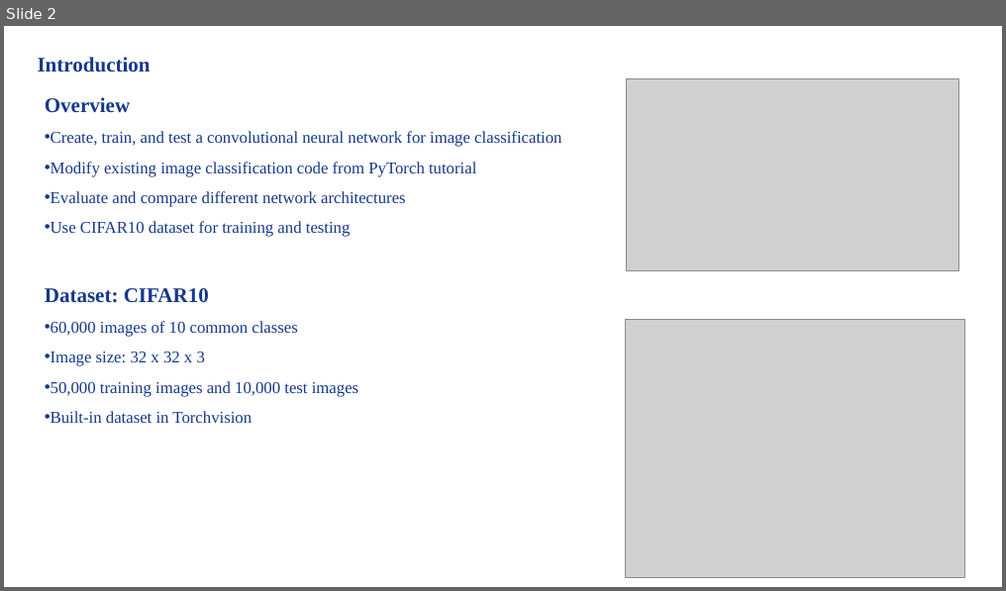
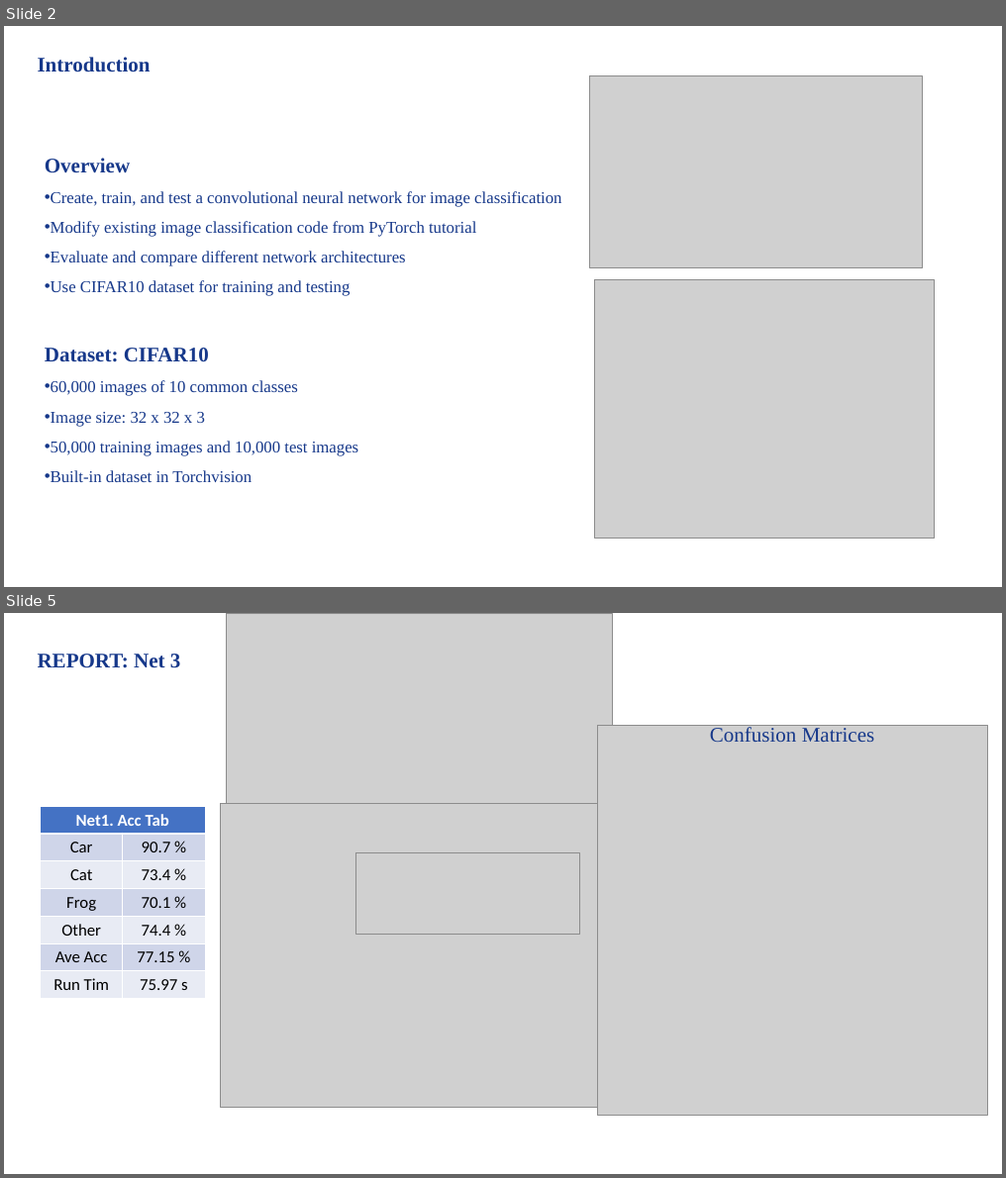
Before and after one commit to DosMiao/2302-Computer-Vision-CS-ECE-8690, a slide deck: CV2023_HW3B/CVSpring2023_Miao_Xuanbo_Assignment#3B.pptx. Shown one above the other, each under a label of ours: slide 2 before the commit, slides 2 and 5 after it; the slides between them are not shown. The pictures are 1006x591 and 1006x1178 pixels, drawn with LibreOffice and Linux fonts; fonts in the diff are those of the drawing; grey boxes stand for pictures. Boxes give left, top, right and bottom in pixels: in the first picture for what was removed or moved away, otherwise in the second. Text is boxed around its words. In the diff, an @@ line names an element or a change of style, - is before the commit and + after.

```diff
--- a/CV2023_HW3B/CVSpring2023_Miao_Xuanbo_Assignment#3B.pptx
+++ b/CV2023_HW3B/CVSpring2023_Miao_Xuanbo_Assignment#3B.pptx
@@ slide 5 added at <box>4,613,1002,1174</box>, background #FFFFFF @@
@@ picture added at <box>227,613,613,903</box> @@
@@ text added at <box>38,654,181,668</box>, 20 pt, text #16388A, bold @@
+REPORT: Net 3
@@ picture added at <box>598,725,988,1115</box> @@
@@ text added at <box>710,727,875,742</box>, 20 pt, text #16388A @@
+Confusion Matrices
@@ table added at <box>40,806,205,998</box>, 7 rows, 2 columns @@
+Net1. Acc Tab | 
+Car | 90.7 %
+Cat | 73.4 %
+Frog | 70.1 %
+Other | 74.4 %
+Ave Acc | 77.15 %
+Run Tim | 75.97 s
@@ picture added at <box>221,804,626,1108</box> @@
@@ picture added at <box>355,853,580,934</box> @@
@@ slide 2 changed as well @@
@@ picture: place and size @@
-picture at <box>626,79,959,272</box>
+picture at <box>589,76,923,269</box>
@@ text "Overview": place and size @@
-text "Overview" at <box>45,97,561,423</box>
+text "Overview" at <box>45,158,561,482</box>
@@ picture: place and size @@
-picture at <box>626,319,965,577</box>
+picture at <box>595,280,935,539</box>
```
Also in this commit, not shown: 6 other slides added, 4 slides removed, 18 other files.
